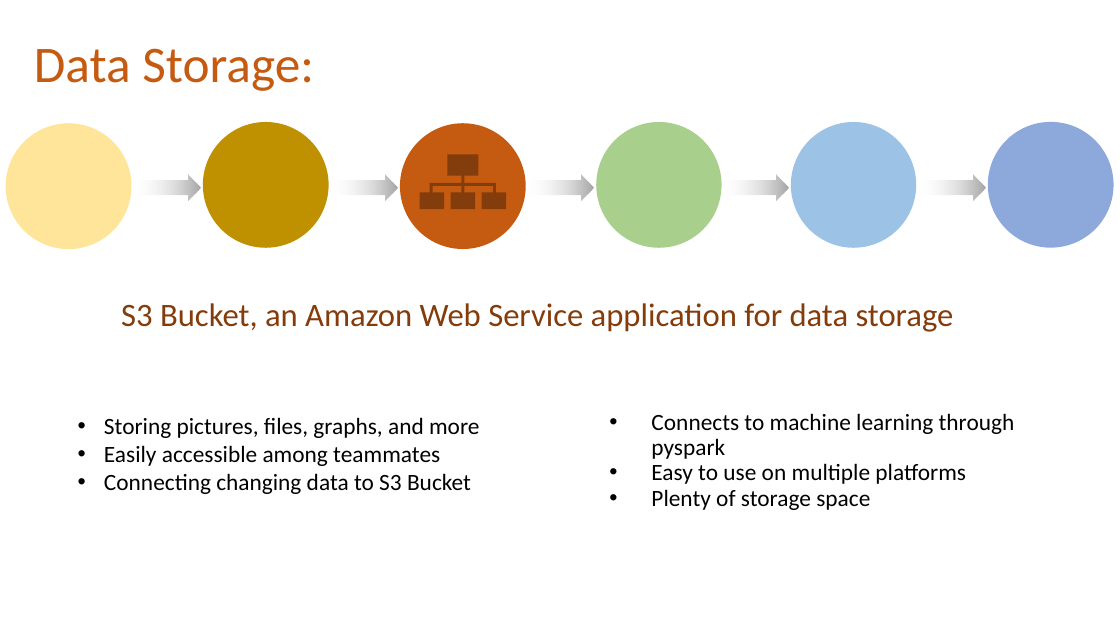
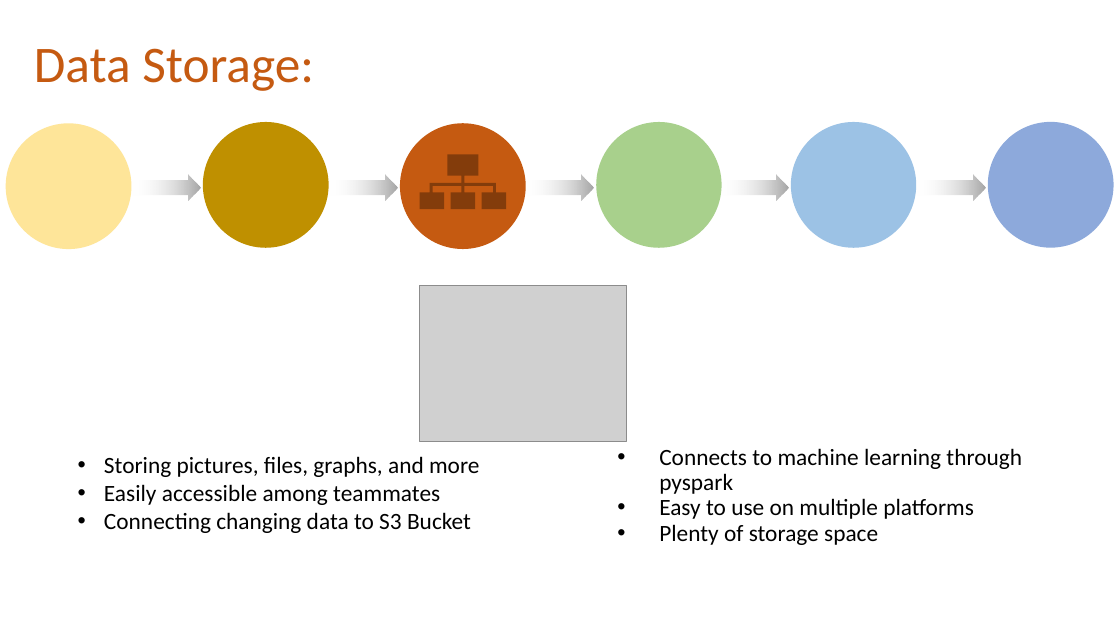
Before and after one commit to JaxWil24/Hearing_Aid_Accessibility, a slide deck: slide 4 of Presentation/FP_Powerpoint.pptx (slide 5 before the commit). Drawn at 1120x630 pixels with LibreOffice and Linux fonts; fonts in the diff are those of the drawing; grey boxes stand for pictures. Boxes give left, top, right and bottom in pixels: in the first picture for what was removed or moved away, otherwise in the second. Text is boxed around its words. In the diff, an @@ line names an element or a change of style, - is before the commit and + after.

```diff
--- a/Presentation/FP_Powerpoint.pptx
+++ b/Presentation/FP_Powerpoint.pptx
@@ picture added at [420,286,628,441] @@
@@ text removed at [121,303,954,332] @@
-S3 Bucket, an Amazon Web Service application for data storage
@@ text "Storing pictures, files, graphs, and ...": place and size @@
-text "Storing pictures, files, graphs, and ..." at [104,417,479,494]
+text "Storing pictures, files, graphs, and ..." at [104,456,479,533]
@@ text "Connects to machine learning through ...": place and size @@
-text "Connects to machine learning through ..." at [651,413,1015,510]
+text "Connects to machine learning through ..." at [659,448,1022,545]
```
Also in this commit, not shown: 7 other slides changed, 3 slides added, 2 slides removed.
